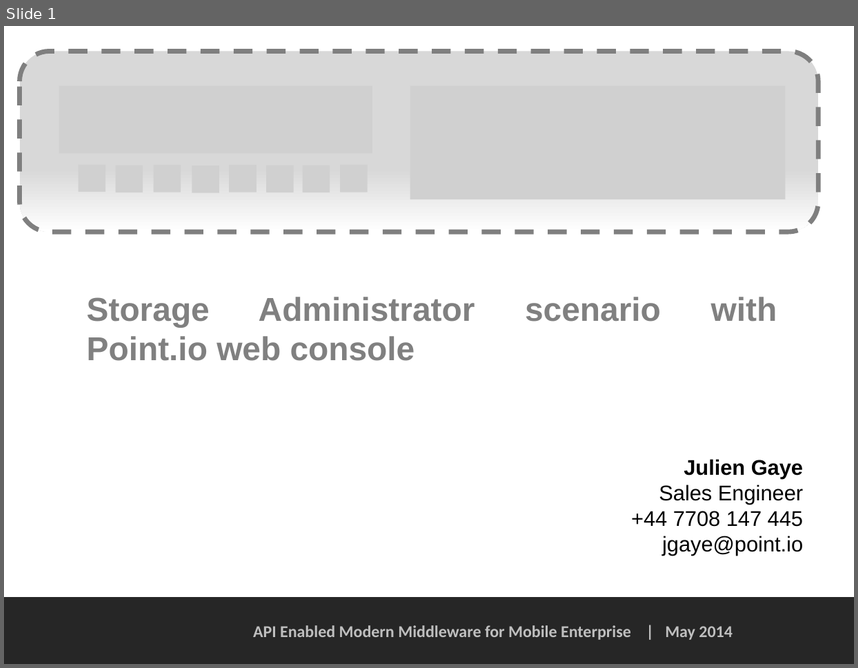
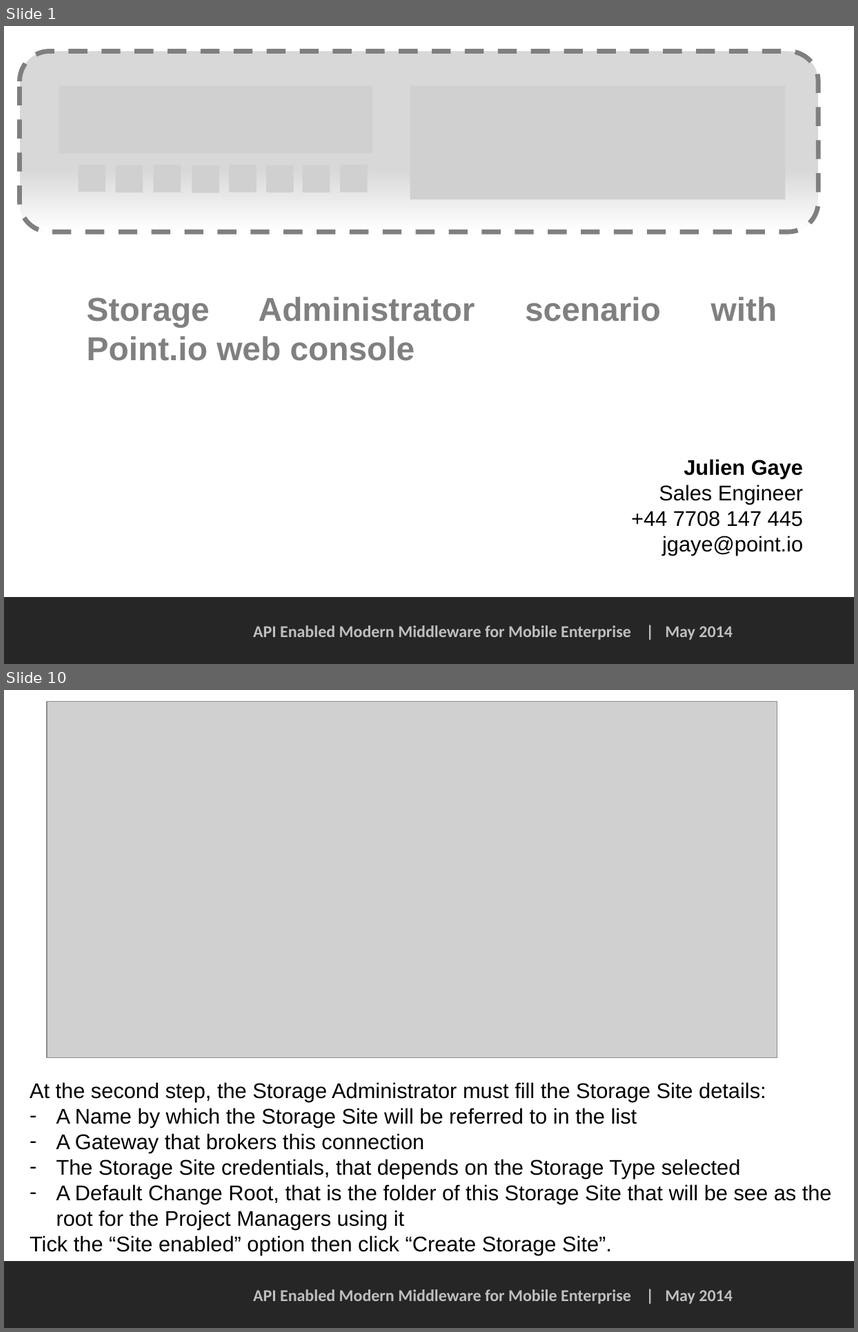
Before and after one commit to PointIO/Documentation, a slide deck: web console doc/Storage Administrator scenario - web console.pptx. Shown one above the other, each under a label of ours: slide 1 before the commit, slides 1 and 10 after it; the slides between them are not shown. The pictures are 858x668 and 858x1332 pixels, drawn with LibreOffice and Linux fonts; fonts in the diff are those of the drawing; grey boxes stand for pictures; background and template pictures are left out. Boxes give left, top, right and bottom in pixels: in the first picture for what was removed or moved away, otherwise in the second. Text is boxed around its words. In the diff, an @@ line names an element or a change of style, - is before the commit and + after.

Commit message:
Update Storage Admin scenario to v1

```diff
--- a/web console doc/Storage Administrator scenario - web console.pptx
+++ b/web console doc/Storage Administrator scenario - web console.pptx
@@ slide 10 added at bbox=[4, 690, 854, 1328], background #FFFFFF; not listed: 2 template elements that a slide beside it also shows @@
@@ picture added at bbox=[47, 701, 777, 1057] @@
@@ text added at bbox=[30, 1082, 832, 1254], 18 pt, text #000000 @@
+At the second step, the Storage Administrator must fill the Storage Site details:
+– A Name by which the Storage Site will be referred to in the list
+– A Gateway that brokers this connection
+– The Storage Site credentials, that depends on the Storage Type selected
+– A Default Change Root, that is the folder of this Storage Site that will be see as the root for the Project Managers using it
+Tick the “Site enabled” option then click “Create Storage Site”.
```
Also in this commit, not shown: 2 slides changed, 8 other slides added, 10 slides removed.
